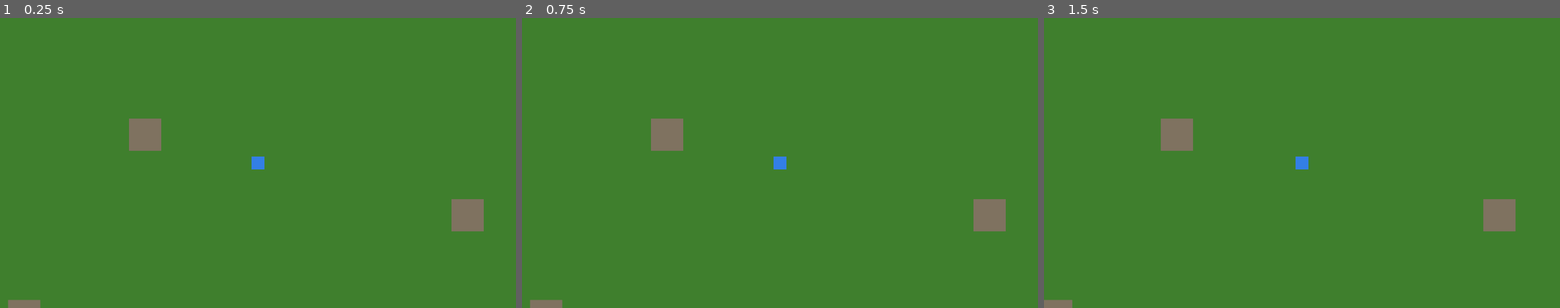
Above: before the commit, frames 1-3 (left to right).
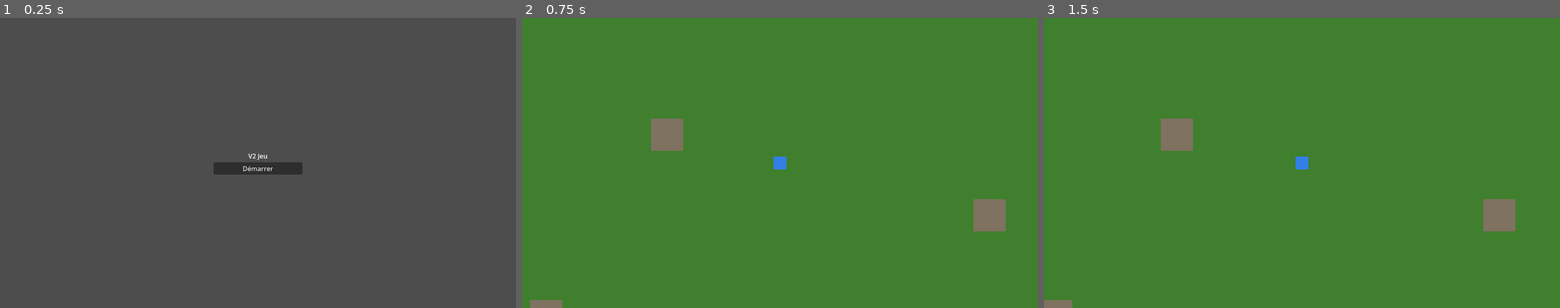
Above: after the commit, the same moments.

Repository: zwentty/v-2-jeu
Game: Godot game, scene res://scenes/menus/menu.tscn
Same seed, same stepped clock (60 frames per second), same inputs: the game is played once before the commit and once after it. Before the commit the project starts from res://scenes/world/world.tscn.
Inputs (mouse positions are in pixels of both pictures, inside the frame that each line leads up to):
- Up to frame 1 (0.25 s): no input
- Up to frame 2 (0.75 s): click (780, 168) at 0.5 s, where only the run after the commit has a clickable "Démarrer"
- Up to frame 3 (1.5 s): tap Enter at 1.25 s; hold Right (ui_right) from 1.28 s (still down)

The runs differ from the first frame. In frame 1, 100% of the frame differs, in the area x 0-100%, y 0-100%; in frame 2, nothing differs; in frame 3, nothing differs.

Commit message:
ajout du menue
Co-authored-by: Copilot <copilot@github.com>

Diff:
--- a/project.godot
+++ b/project.godot
@@ -11,14 +11,12 @@
 [application]
 
 config/name="V2jeu"
+run/main_scene="res://scenes/menus/menu.tscn"
 config/features=PackedStringArray("4.6", "Forward Plus")
 config/icon="res://icon.svg"
-; Scène lancée au démarrage du jeu
-run/main_scene="res://scenes/world/world.tscn"
 
 [display]
 
-; Résolution de la fenêtre de jeu
 window/size/viewport_width=1280
 window/size/viewport_height=720
 
--- /dev/null
+++ b/scenes/menus/game_over.gd
@@ -0,0 +1,14 @@
+# =============================================================================
+# game_over.gd
+# Script de l'écran de défaite.
+# Quand le joueur clique sur "Rejouer", on recharge la scène du monde.
+# =============================================================================
+extends Control
+
+func _ready() -> void:
+	# On connecte le signal "pressed" du bouton "Rejouer".
+	$CenterContainer/VBoxContainer/BoutonRejouer.pressed.connect(_on_rejouer_pressed)
+
+func _on_rejouer_pressed() -> void:
+	# On recharge world.tscn pour recommencer une nouvelle partie.
+	get_tree().change_scene_to_file("res://scenes/world/world.tscn")
--- /dev/null
+++ b/scenes/menus/game_over.tscn
@@ -0,0 +1,36 @@
+[gd_scene load_steps=2 format=3]
+
+[ext_resource type="Script" path="res://scenes/menus/game_over.gd" id="1"]
+
+; --- Nœud racine ---
+[node name="GameOver" type="Control"]
+layout_mode = 3
+anchors_preset = 15
+anchor_right = 1.0
+anchor_bottom = 1.0
+script = ExtResource("1")
+
+; --- CenterContainer : centre tout le contenu ---
+[node name="CenterContainer" type="CenterContainer" parent="."]
+layout_mode = 1
+anchors_preset = 15
+anchor_right = 1.0
+anchor_bottom = 1.0
+grow_horizontal = 2
+grow_vertical = 2
+
+; --- VBoxContainer : empile Défaite + Bouton verticalement ---
+[node name="VBoxContainer" type="VBoxContainer" parent="CenterContainer"]
+layout_mode = 2
+custom_minimum_size = Vector2(220, 0)
+
+; --- Label Défaite ---
+[node name="Defaite" type="Label" parent="CenterContainer/VBoxContainer"]
+layout_mode = 2
+text = "Défaite"
+horizontal_alignment = 1
+
+; --- Bouton Rejouer ---
+[node name="BoutonRejouer" type="Button" parent="CenterContainer/VBoxContainer"]
+layout_mode = 2
+text = "Rejouer"
--- /dev/null
+++ b/scenes/menus/menu.gd
@@ -0,0 +1,17 @@
+# =============================================================================
+# menu.gd
+# Script du menu principal.
+# Quand le joueur clique sur "Démarrer", on charge la scène du monde.
+# =============================================================================
+extends Control
+
+func _ready() -> void:
+	# On connecte le signal "pressed" du bouton à notre fonction.
+	# "$CenterContainer/VBoxContainer/BoutonStart" = chemin vers le nœud Button
+	# dans l'arbre de la scène.
+	$CenterContainer/VBoxContainer/BoutonStart.pressed.connect(_on_start_pressed)
+
+func _on_start_pressed() -> void:
+	# change_scene_to_file() remplace la scène actuelle par world.tscn.
+	# C'est l'équivalent d'un "chargement de niveau".
+	get_tree().change_scene_to_file("res://scenes/world/world.tscn")
--- /dev/null
+++ b/scenes/menus/menu.tscn
@@ -0,0 +1,47 @@
+[gd_scene load_steps=2 format=3]
+
+; load_steps=2 : 1 ressource externe (le script) + 1 pour la scène elle-même.
+; format=3 : format Godot 4.
+
+[ext_resource type="Script" path="res://scenes/menus/menu.gd" id="1"]
+
+; --- Nœud racine ---
+; Control plein écran : il sert de conteneur pour toute l'interface du menu.
+[node name="Menu" type="Control"]
+layout_mode = 3
+anchors_preset = 15
+anchor_right = 1.0
+anchor_bottom = 1.0
+script = ExtResource("1")
+
+; --- CenterContainer ---
+; Cet nœud centre automatiquement son contenu au milieu de l'écran.
+; anchors_preset=15 + anchor_right/bottom=1.0 → il prend tout l'écran.
+[node name="CenterContainer" type="CenterContainer" parent="."]
+layout_mode = 1
+anchors_preset = 15
+anchor_right = 1.0
+anchor_bottom = 1.0
+grow_horizontal = 2
+grow_vertical = 2
+
+; --- VBoxContainer ---
+; Empile ses enfants verticalement (Vertical Box Container).
+; custom_minimum_size donne une largeur minimale aux boutons.
+[node name="VBoxContainer" type="VBoxContainer" parent="CenterContainer"]
+layout_mode = 2
+custom_minimum_size = Vector2(220, 0)
+
+; --- Titre ---
+; Label qui affiche le nom du jeu.
+; horizontal_alignment=1 = centré.
+[node name="Titre" type="Label" parent="CenterContainer/VBoxContainer"]
+layout_mode = 2
+text = "V2 Jeu"
+horizontal_alignment = 1
+
+; --- BoutonStart ---
+; Bouton "Démarrer". Son signal "pressed" est connecté dans menu.gd.
+[node name="BoutonStart" type="Button" parent="CenterContainer/VBoxContainer"]
+layout_mode = 2
+text = "Démarrer"
--- a/scenes/player/player.gd
+++ b/scenes/player/player.gd
@@ -153,7 +153,6 @@
 # Fonction PRIVÉE (préfixe "_") : ne devrait pas être appelée depuis l'extérieur.
 # -----------------------------------------------------------------------------
 func _die() -> void:
-	print("Game Over !")
-	# get_tree() donne accès à l'arbre de scène complet.
-	# reload_current_scene() recharge la scène depuis le début.
-	get_tree().reload_current_scene()
+	# On charge l'écran de défaite.
+	# change_scene_to_file() remplace toute la scène actuelle par game_over.tscn.
+	get_tree().change_scene_to_file("res://scenes/menus/game_over.tscn")
